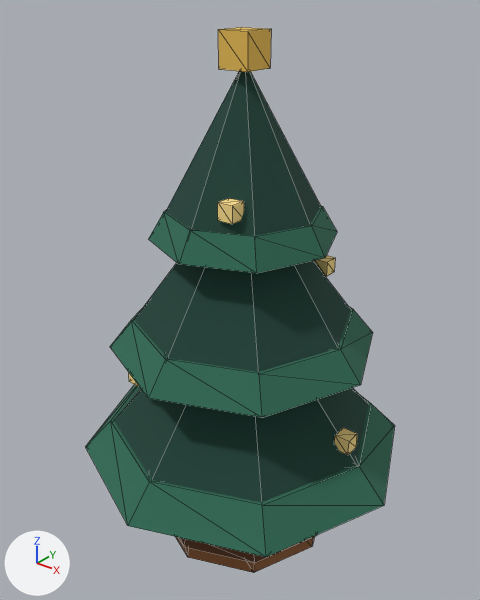
An edit to the glTF model public/assets/prop/prop_fir_tub.glb, drawn before and after from the same camera.
Camera for both pictures: a 50 mm lens placed at (2.13, -2.69, 3.21), pointed at (-0.03, 0.0, 1.54). The axes (+X, +Y, +Z) are drawn at lower left. The lights are the same throughout. The picture after the commit comes second. Mesh edges are drawn as thin lines. Where no turn or scale is listed for an object, it has been applied to the vertices. Vertices at exactly the same position are counted once.

Objects in the first picture: 'prop_fir_tub'.
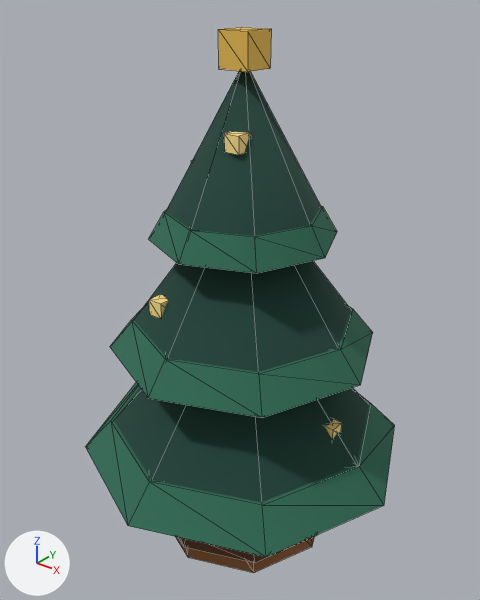
Where the change shows, as pixel boxes [x1, y1, x2, y2] in the pictures (480 x 600 px; the box of a moved part takes in the faces that stretch with it):
part 1 of me_prop_fir_tub, moved or reshaped (mostly hidden before)
    before: [129, 373, 139, 386]
    after: [149, 294, 168, 318]
part 2 of me_prop_fir_tub, moved or reshaped
    before: [334, 428, 357, 455]
    after: [325, 419, 342, 440]
part 3 of me_prop_fir_tub, moved or reshaped (not visible afterwards)
    before: [314, 255, 335, 277]
part 4 of me_prop_fir_tub, moved or reshaped
    before: [218, 199, 244, 224]
    after: [224, 132, 251, 155]

Diff of the bpy script that builds the scene:
```diff
--- a/public/assets/prop/prop_fir_tub.glb.py
+++ b/public/assets/prop/prop_fir_tub.glb.py
@@ me_prop_fir_tub @@
 me_prop_fir_tub.from_pydata(...)  # 179 vertices, 270 faces; spans x -0.99..0.99, y -0.99..0.99, z -1.5..1.5
 # used by ob_prop_fir_tub; location = (0.0, 0.0, 1.495)
+# me_prop_fir_tub part 1: the loose piece of 8 vertices spanning x -0.35..-0.26, y -0.59..-0.5, z -0.34..-0.25 is moved by (0.07, 0.12, 0.4)
+# me_prop_fir_tub part 2: the loose piece of 8 vertices spanning x 0.67..0.76, y -0.05..0.05, z -0.64..-0.55 is moved by (-0.1, 0.0, 0.03)
+# me_prop_fir_tub part 3: the loose piece of 8 vertices spanning x 0.22..0.31, y 0.37..0.46, z 0.16..0.25 is moved by (-0.12, -0.18, 0.2)
+# me_prop_fir_tub part 4: the loose piece of 8 vertices spanning x 0.12..0.21, y -0.36..-0.27, z 0.66..0.75 is moved by (-0.08, 0.15, 0.29)
 me_prop_fir_tub.materials.append(mat_palette)
```
